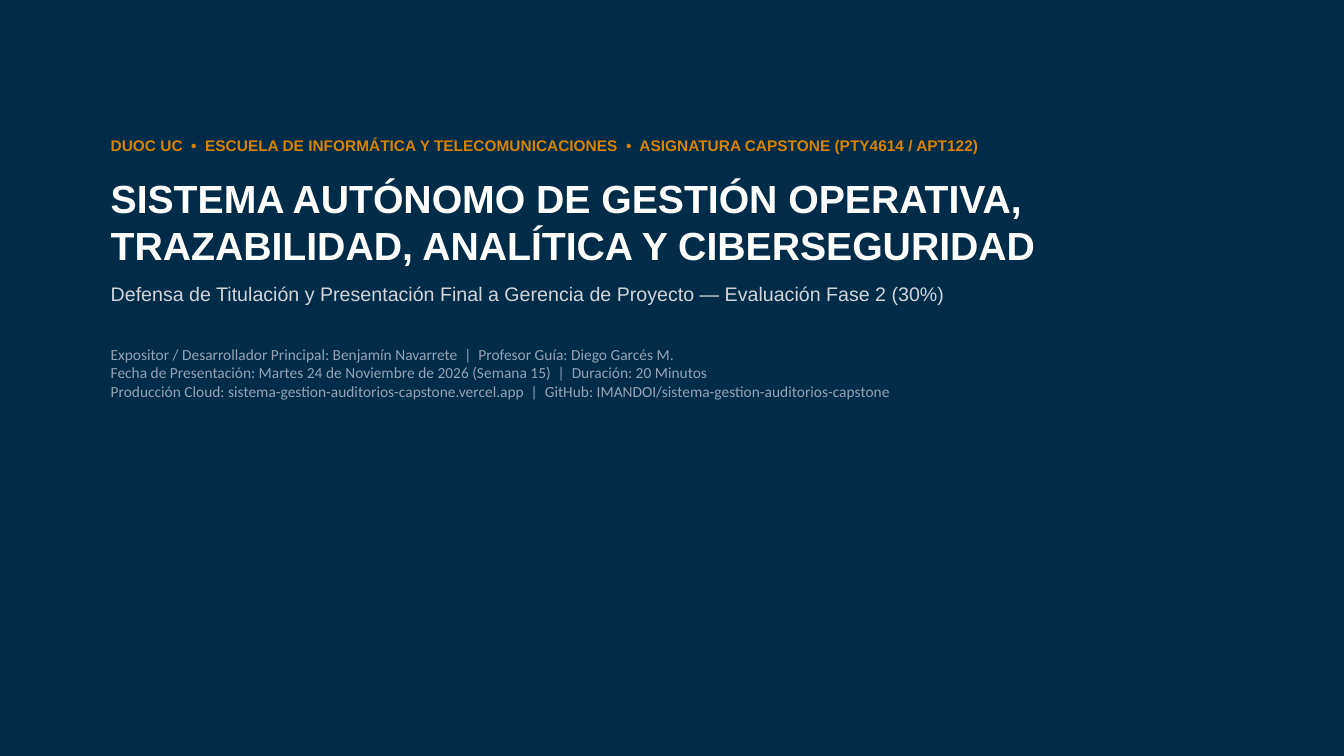
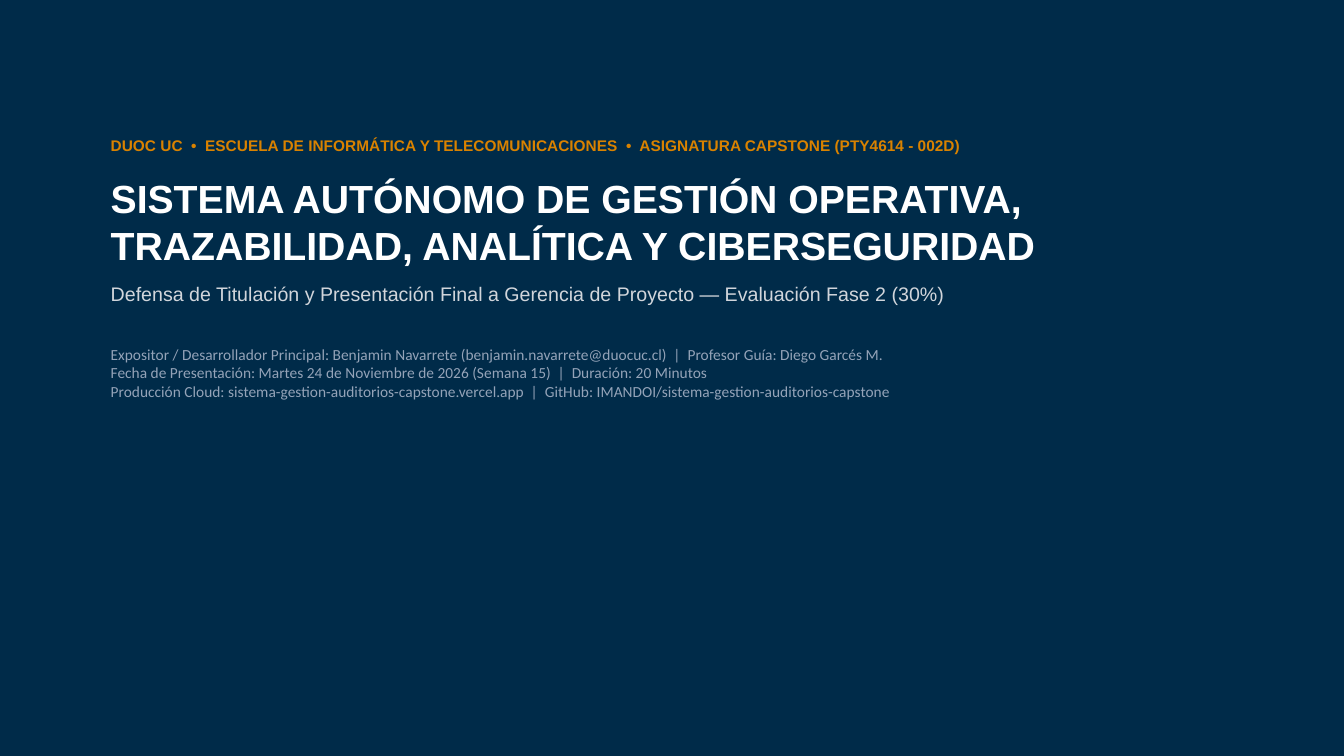
Before and after one commit to IMANDOI/sistema-gestion-auditorios-capstone, a slide deck: slide 1 of Fase 2/Evidencias Grupales/Presentacion_Final_Proyecto_APT_20min_Benjamin_Navarrete.pptx. Drawn at 1344x756 pixels with LibreOffice and Linux fonts; fonts in the diff are those of the drawing. Boxes give left, top, right and bottom in pixels: in the first picture for what was removed or moved away, otherwise in the second. Text is boxed around its words. In the diff, an @@ line names an element or a change of style, - is before the commit and + after.

```diff
--- a/Fase 2/Evidencias Grupales/Presentacion_Final_Proyecto_APT_20min_Benjamin_Navarrete.pptx
+++ b/Fase 2/Evidencias Grupales/Presentacion_Final_Proyecto_APT_20min_Benjamin_Navarrete.pptx
@@ text at (111, 138, 960, 154): text changed @@
-DUOC UC • ESCUELA DE INFORMÁTICA Y TELECOMUNICACIONES • ASIGNATURA CAPSTONE (PTY4614 / APT122)
+DUOC UC • ESCUELA DE INFORMÁTICA Y TELECOMUNICACIONES • ASIGNATURA CAPSTONE (PTY4614 - 002D)
@@ text at (111, 349, 890, 400): text changed @@
-Expositor / Desarrollador Principal: Benjamín Navarrete | Profesor Guía: Diego Garcés M.
-Fecha de Presentación: Martes 24 de Noviembre de 2026 (Semana 15) | Duración: 20 Minutos
-Producción Cloud: sistema-gestion-auditorios-capstone.vercel.app | GitHub: IMANDOI/sistema-gestion-auditorios-capstone
+Expositor / Desarrollador Principal: Benjamin Navarrete (benjamin.navarrete@duocuc.cl) | Profesor Guía: Diego Garcés M.
+Fecha de Presentación: Martes 24 de Noviembre de 2026 (Semana 15) | Duración: 20 Minutos
+Producción Cloud: sistema-gestion-auditorios-capstone.vercel.app | GitHub: IMANDOI/sistema-gestion-auditorios-capstone
```
Also in this commit, not shown: 11 other slides changed.
